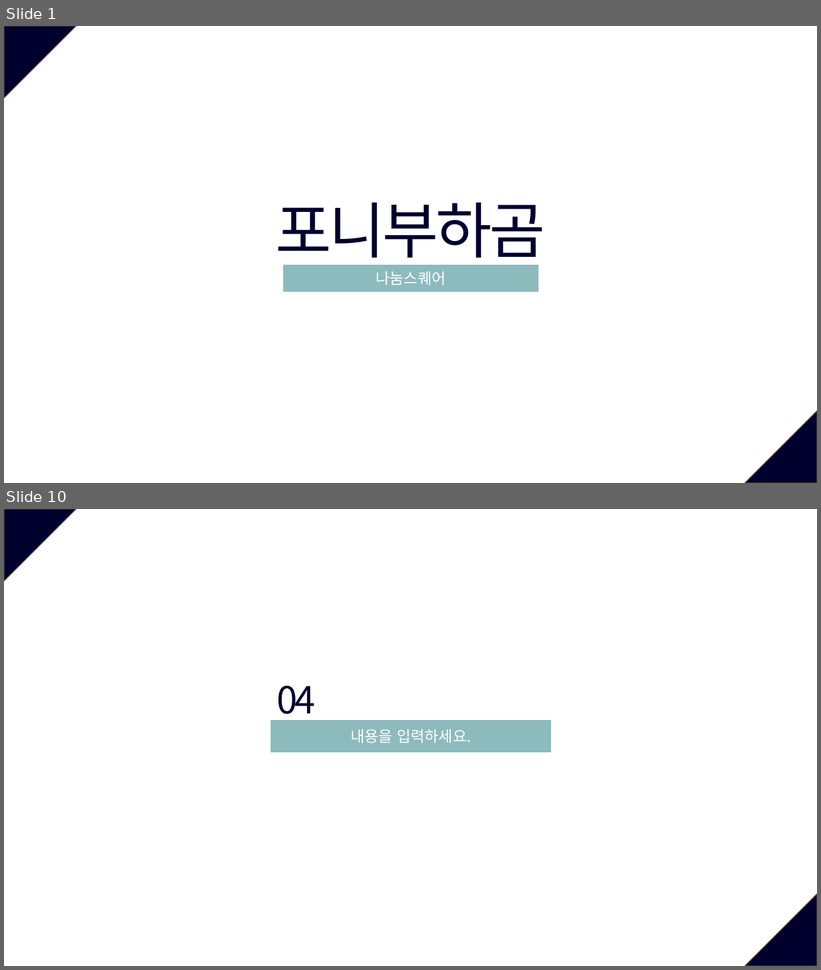
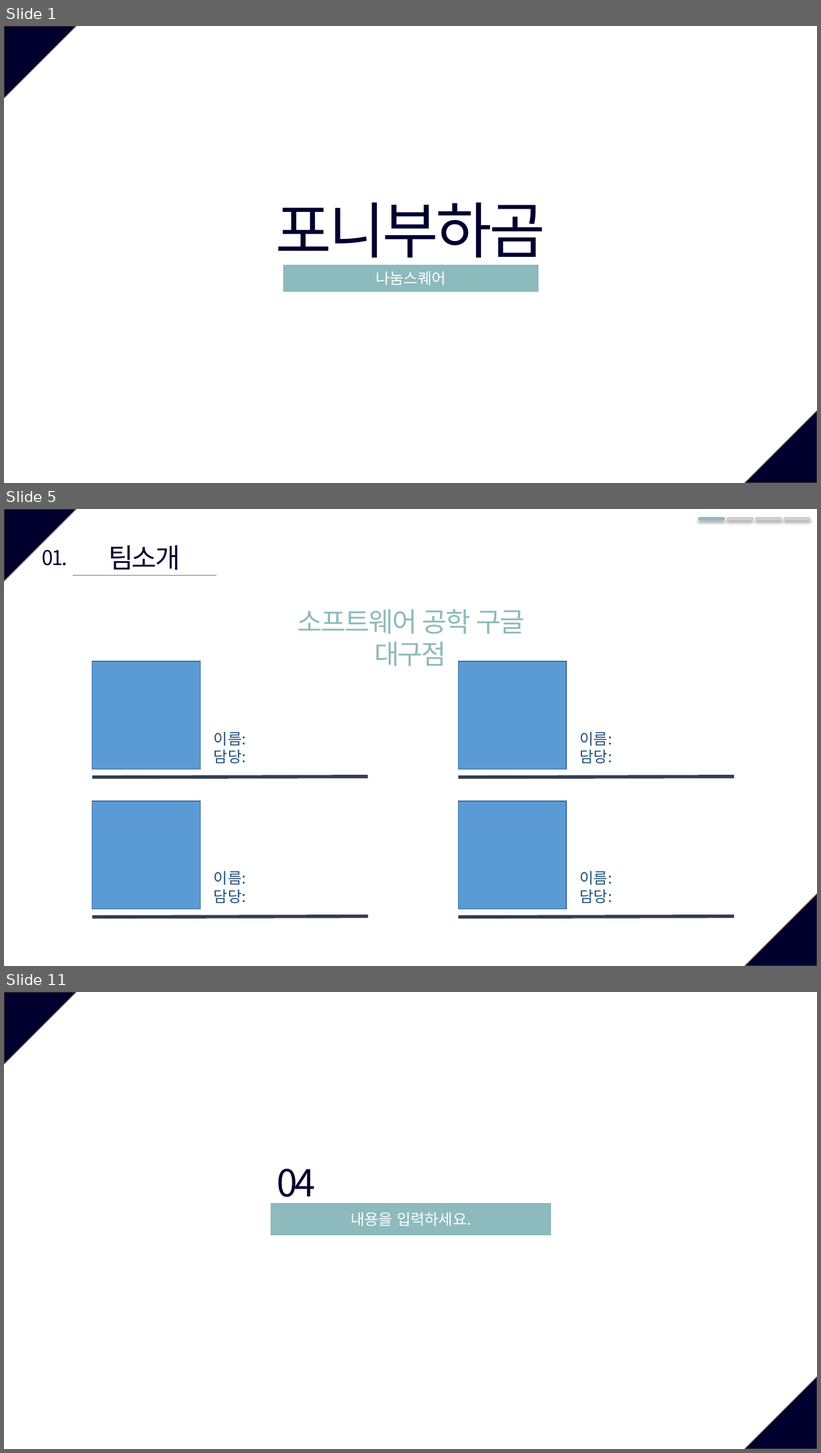
Before and after one commit to JeongJuhyeon/KNUBus, a slide deck: designdocs/Project Plan Presentation.pptx. Shown one above the other, each under a label of ours: slides 1 and 10 before the commit, slides 1, 5 and 11 after it; the slides between them are not shown. The pictures are 821x970 and 821x1453 pixels, drawn with LibreOffice and Linux fonts; fonts in the diff are those of the drawing. Boxes give left, top, right and bottom in pixels: in the first picture for what was removed or moved away, otherwise in the second. Text is boxed around its words. In the diff, an @@ line names an element or a change of style, - is before the commit and + after.

```diff
--- a/designdocs/Project Plan Presentation.pptx
+++ b/designdocs/Project Plan Presentation.pptx
@@ slide 5 added at [4, 509, 817, 966], background #FFFFFF; not listed: 2 template elements that a slide beside it also shows @@
@@ line added from (700, 519) to (724, 519), #8DBABD 3.5 pt @@
@@ line added from (728, 519) to (752, 519), #D0CECE 3.5 pt @@
@@ line added from (757, 519) to (781, 519), #D0CECE 3.5 pt @@
@@ line added from (785, 519) to (809, 519), #D0CECE 3.5 pt @@
@@ text added at [108, 545, 181, 570], 32 pt, text #00002F @@
+팀소개
@@ text added at [42, 550, 68, 566], 24 pt, text #00002F @@
+01.
@@ line added from (73, 575) to (217, 575), #808080 0.5 pt @@
@@ text added at [298, 609, 525, 666], 32 pt, text #8DBABD @@
+소프트웨어 공학 구글 대구점
@@ rectangle added at [92, 661, 201, 770], fill #5B9BD5, outline #43739E 1 pt @@
@@ rectangle added at [459, 661, 566, 770], fill #5B9BD5, outline #43739E 1 pt @@
@@ text added at [214, 732, 246, 764], 18 pt, text #1F4E79 @@
+이름:
+담당:
@@ text added at [580, 732, 613, 764], 18 pt, text #1F4E79 @@
+이름:
+담당:
@@ line added from (92, 778) to (368, 777), #333F50 4 pt @@
@@ line added from (459, 778) to (734, 777), #333F50 4 pt @@
@@ rectangle added at [92, 801, 201, 909], fill #5B9BD5, outline #43739E 1 pt @@
@@ rectangle added at [459, 801, 566, 909], fill #5B9BD5, outline #43739E 1 pt @@
@@ text added at [214, 871, 246, 904], 18 pt, text #1F4E79 @@
+이름:
+담당:
@@ text added at [580, 871, 613, 904], 18 pt, text #1F4E79 @@
+이름:
+담당:
@@ line added from (92, 917) to (368, 916), #333F50 4 pt @@
@@ line added from (459, 917) to (734, 916), #333F50 4 pt @@
@@ what was slide 10 is now slide 11 @@
```
Also in this commit, not shown: 1 slide changed, 17 other slides added, 8 slides removed.
